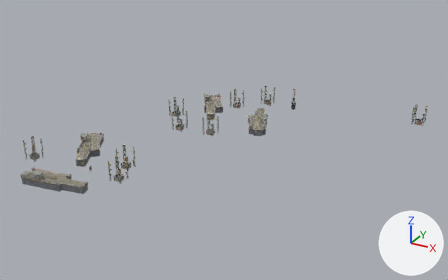
Renders of the OBJ model SonicGame3Dv3/res/Models/MetalHarbor/ExtraGeometry/Extra.obj from each side of a commit.
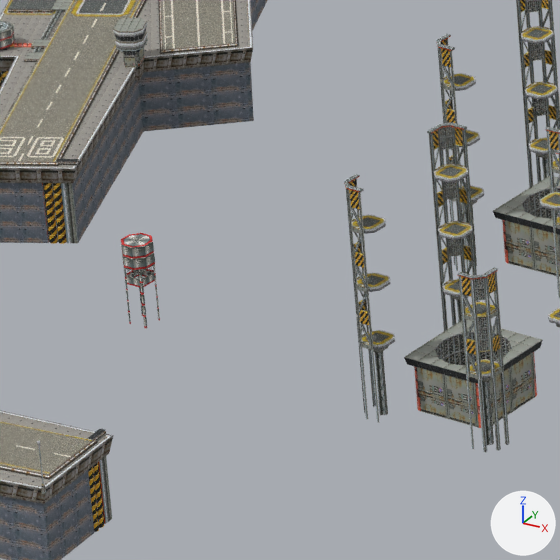
Each version appears first whole from a 50 mm lens placed at (16144.0, -11948.0, 9852.0), pointed at (5559.0, 7297.0, 229.0), and next in a close-up on the part from 18% to 28% of the width and 52% to 69% of the height. Lighting does not change. The marker at lower right points along +X, +Y and +Z. Where no turn or scale is listed for an object, it has been applied to the vertices. Vertices at the same position are counted once.

Objects in the first close-up: 'Extra'.
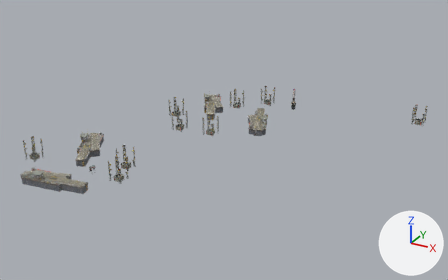
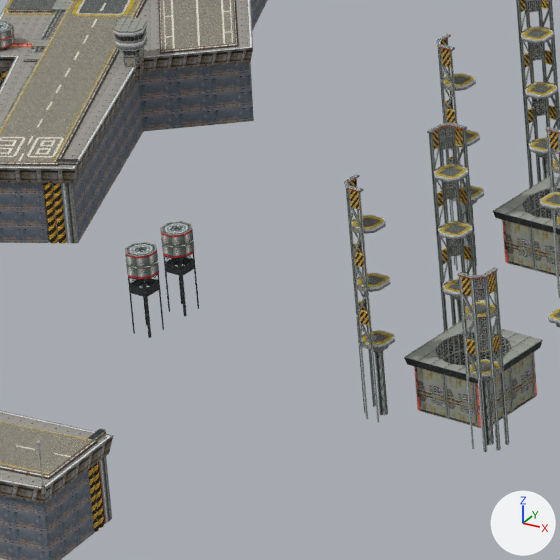
What differs and where, as boxes (x1, y1, x2, y2) in the close-ups (560 x 560 px; the box of a moved part takes in the faces that stretch with it):
part 1 of me_extra, moved or reshaped
    before: (126, 269, 155, 287)
    after: (130, 278, 159, 297)
part 2 of me_extra, moved or reshaped
    before: (124, 264, 155, 273)
    after: (128, 273, 159, 282)
part 3 of me_extra, moved or reshaped
    before: (124, 268, 131, 324)
    after: (128, 278, 135, 334)
part 4 of me_extra, moved or reshaped
    before: (139, 272, 147, 328)
    after: (143, 282, 151, 338)
part 5 of me_extra, moved or reshaped
    before: (153, 265, 160, 320)
    after: (157, 274, 164, 330)
part 6 of me_extra, moved or reshaped
    before: (138, 276, 143, 316)
    after: (142, 285, 147, 325)
part 7 of me_extra, added
    after: (166, 257, 194, 276)
part 8 of me_extra, added
    after: (163, 252, 194, 261)
part 9 of me_extra, added
    after: (163, 256, 170, 312)
part 10 of me_extra, added
    after: (179, 260, 187, 316)
part 11 of me_extra, added
    after: (193, 253, 199, 309)
part 12 of me_extra, added
    after: (177, 264, 183, 304)
part 13 of me_extra, built on
    before: (121, 233, 508, 426)
    after: (125, 221, 508, 426)

What changed in the scene script:
```text
Change me_extra:
    remove me_extra.from_pydata(...)  # 18679 vertices, 19734 faces; spans x -358.0..11844.0, y 1260.0..13587.0, z -202.0..761.0
    add me_extra.from_pydata(...)  # 18820 vertices, 19846 faces; spans x -358.0..11844.0, y 1260.0..13587.0, z -202.0..761.0
    me_extra part 1: the loose piece of 12 vertices spanning x 2435.0..2499.0, y 3069.0..3134.0, z 34.0..63.0 is moved by (52.0, -43.0, 0.0), in mat_pr128_27 (picture img_pr128_27_png)
    me_extra part 2: the loose piece of 8 vertices spanning x 2435.0..2500.0, y 3069.0..3134.0, z 85.0..104.0 is moved by (52.0, -43.0, 0.0), in mat_pr128_27 (picture img_pr128_27_png)
    me_extra part 3: the loose piece of 6 vertices spanning x 2435.0..2441.0, y 3069.0..3076.0, z -102.0..87.0 is moved by (52.0, -43.0, 0.0), in mat_pr128_27 (picture img_pr128_27_png)
    me_extra part 4: the loose piece of 6 vertices spanning x 2493.0..2500.0, y 3069.0..3076.0, z -102.0..87.0 is moved by (52.0, -43.0, 0.0), in mat_pr128_27 (picture img_pr128_27_png)
    me_extra part 5: the loose piece of 6 vertices spanning x 2493.0..2500.0, y 3127.0..3134.0, z -102.0..87.0 is moved by (52.0, -43.0, 0.0), in mat_pr128_27 (picture img_pr128_27_png)
    me_extra part 6: the loose piece of 6 vertices spanning x 2435.0..2441.0, y 3127.0..3134.0, z -102.0..87.0 is moved by (52.0, -43.0, 0.0), in mat_pr128_27 (picture img_pr128_27_png)
    me_extra part 7: the loose piece of 12 vertices spanning x 2435.0..2499.0, y 3069.0..3134.0, z 34.0..63.0 is copied, and the copy is moved by (52.0, 121.0, 0.0), in mat_pr128_27 (picture img_pr128_27_png); it spans x 2487.0..2551.0, y 3190.0..3254.0, z 34.0..63.0
    me_extra part 8: the loose piece of 8 vertices spanning x 2435.0..2500.0, y 3069.0..3134.0, z 85.0..104.0 is copied, and the copy is moved by (52.0, 121.0, 0.0), in mat_pr128_27 (picture img_pr128_27_png); it spans x 2486.0..2551.0, y 3190.0..3255.0, z 85.0..104.0
    me_extra part 9: the loose piece of 6 vertices spanning x 2435.0..2441.0, y 3069.0..3076.0, z -102.0..87.0 is copied, and the copy is moved by (52.0, 121.0, 0.0), in mat_pr128_27 (picture img_pr128_27_png); it spans x 2487.0..2493.0, y 3190.0..3196.0, z -102.0..87.0
    me_extra part 10: the loose piece of 6 vertices spanning x 2493.0..2500.0, y 3069.0..3076.0, z -102.0..87.0 is copied, and the copy is moved by (52.0, 121.0, 0.0), in mat_pr128_27 (picture img_pr128_27_png); it spans x 2545.0..2551.0, y 3190.0..3196.0, z -102.0..87.0
    me_extra part 11: the loose piece of 6 vertices spanning x 2493.0..2500.0, y 3127.0..3134.0, z -102.0..87.0 is copied, and the copy is moved by (52.0, 121.0, 0.0), in mat_pr128_27 (picture img_pr128_27_png); it spans x 2545.0..2551.0, y 3248.0..3254.0, z -102.0..87.0
    me_extra part 12: the loose piece of 6 vertices spanning x 2435.0..2441.0, y 3127.0..3134.0, z -102.0..87.0 is copied, and the copy is moved by (52.0, 121.0, 0.0), in mat_pr128_27 (picture img_pr128_27_png); it spans x 2487.0..2493.0, y 3248.0..3254.0, z -102.0..87.0
    me_extra part 13: 28 vertices moved within x 3507.0..3963.0, y 2900.0..4233.0, z 172.0..547.0; 17 vertices removed from x 2421.0..2513.0, y 3055.0..3148.0, z 98.0..173.0; 94 vertices added at x 2473.0..2565.0, y 3012.0..3268.0, z 60.0..173.0
    remove me_extra.materials.append(mat_pr128_34)  # picture img_pr128_34_png
    add me_extra.materials.append(mat_pr128_34_pr128_34_png)  # picture img_pr128_34_png
```
